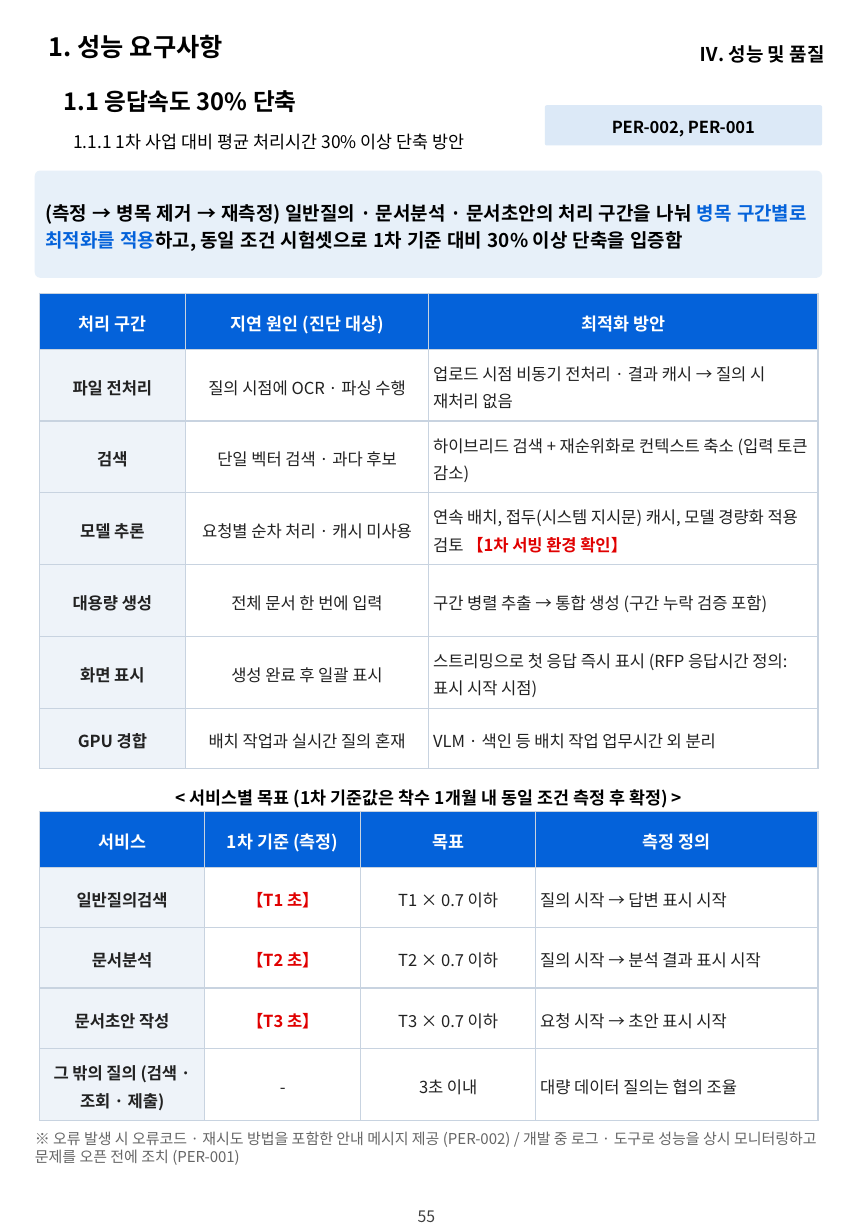
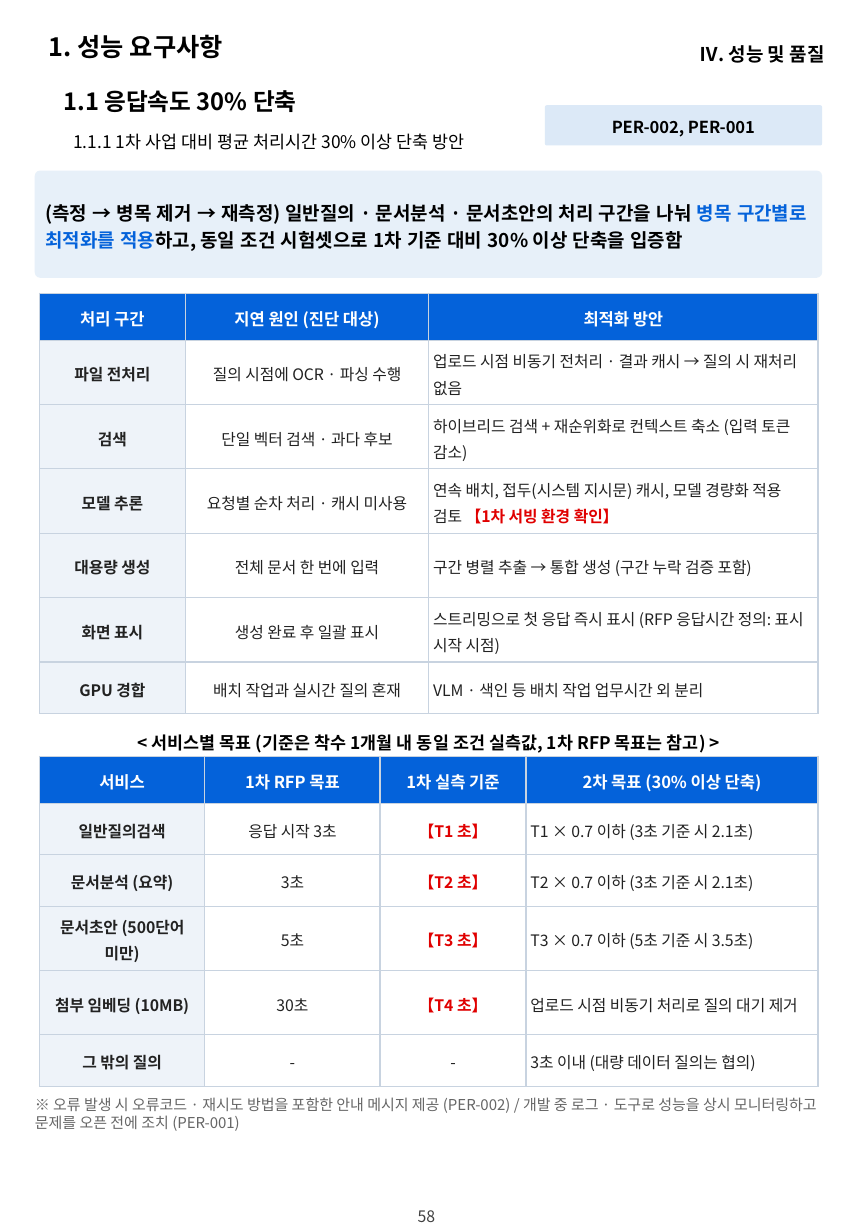
Before and after one commit to hwangsteeve-tech/hbjw, a slide deck: slide 58 of proposals/2026-11_nlrc-ai-labor-commission/nlrc_정성제안서.pptx (slide 55 before the commit). Drawn at 853x1232 pixels with LibreOffice and Linux fonts; fonts in the diff are those of the drawing; background and template pictures are left out. Boxes give left, top, right and bottom in pixels: in the first picture for what was removed or moved away, otherwise in the second. Text is boxed around its words. In the diff, an @@ line names an element or a change of style, - is before the commit and + after.

```diff
--- a/proposals/2026-11_nlrc-ai-labor-commission/nlrc_정성제안서.pptx
+++ b/proposals/2026-11_nlrc-ai-labor-commission/nlrc_정성제안서.pptx
@@ table at (40,293,818,714) @@
@@ size 11 to 10.5 pt in "처리 구간", "지연 원인 (진단 대상)", "최적화 방안" @@
@@ size 10.5 to 10 pt @@
@@ text at (152,734,706,753): text changed @@
-< 서비스별 목표 (1차 기준값은 착수 1개월 내 동일 조건 측정 후 확정) >
+< 서비스별 목표 (기준은 착수 1개월 내 동일 조건 실측값, 1차 RFP 목표는 참고) >
@@ table at (40,756,818,1086) @@
-row 1: 서비스 | 1차 기준 (측정) | 목표 | 측정 정의
-row 2: 일반질의검색 | 【T1 초】 | T1 × 0.7 이하 | 질의 시작 → 답변 표시 시작
-row 3: 문서분석 | 【T2 초】 | T2 × 0.7 이하 | 질의 시작 → 분석 결과 표시 시작
-row 4: 문서초안 작성 | 【T3 초】 | T3 × 0.7 이하 | 요청 시작 → 초안 표시 시작
-row 5: 그 밖의 질의 (검색 · 조회 · 제출) | - | 3초 이내 | 대량 데이터 질의는 협의 조율
+row 1: 서비스 | 1차 RFP 목표 | 1차 실측 기준 | 2차 목표 (30% 이상 단축)
+row 2: 일반질의검색 | 응답 시작 3초 | 【T1 초】 | T1 × 0.7 이하 (3초 기준 시 2.1초)
+row 3: 문서분석 (요약) | 3초 | 【T2 초】 | T2 × 0.7 이하 (3초 기준 시 2.1초)
+row 4: 문서초안 (500단어 미만) | 5초 | 【T3 초】 | T3 × 0.7 이하 (5초 기준 시 3.5초)
+row 5: 첨부 임베딩 (10MB) | 30초 | 【T4 초】 | 업로드 시점 비동기 처리로 질의 대기 제거
+row 6: 그 밖의 질의 | - | - | 3초 이내 (대량 데이터 질의는 협의)
@@ table: place and size @@
-table at (40,811,818,1120)
+table at (40,756,818,1086)
@@ text "※ 오류 발생 시 오류코드 ...": place and size @@
-text "※ 오류 발생 시 오류코드 ..." at (35,1131,817,1165)
+text "※ 오류 발생 시 오류코드 ..." at (35,1097,817,1131)
@@ page number at (418,1210,436,1222): text changed @@
-55
+58
@@ text at (419,1210,435,1222): text changed @@
-55
+58
```
Also in this commit, not shown: 61 other slides changed, 4 slides added, 7 other files.
